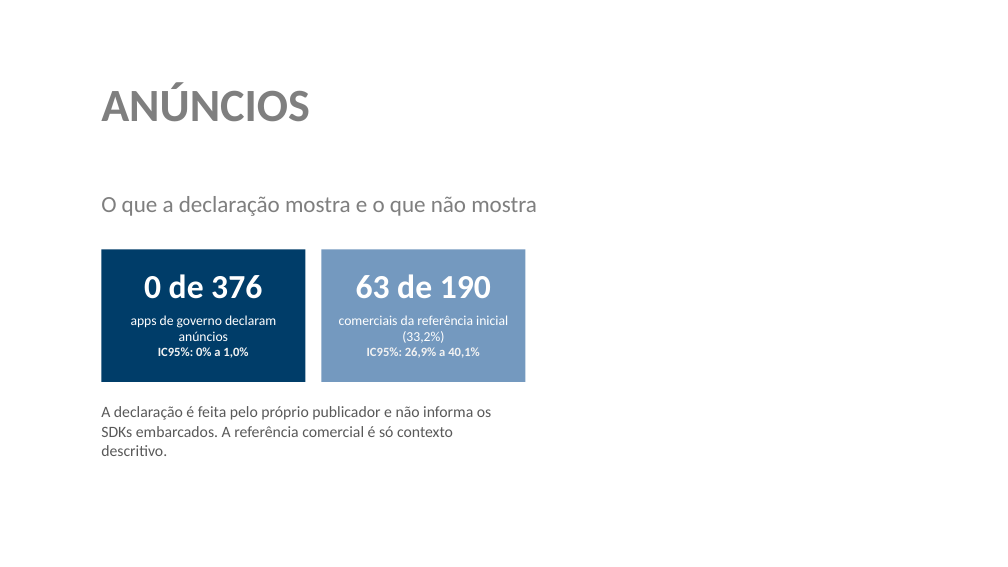
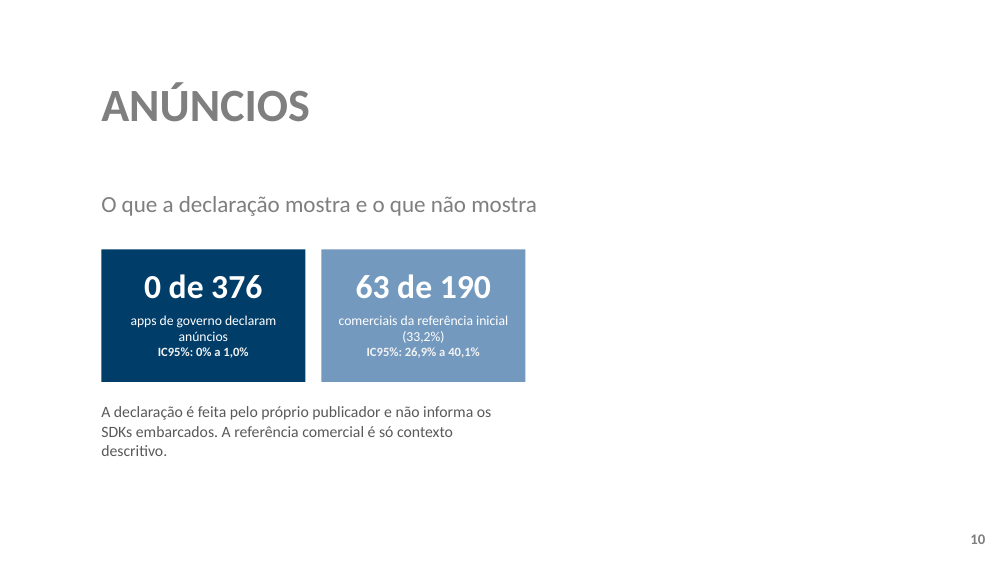
Before and after one commit to ClaudioAMF1/TCC, a slide deck: slide 10 of tcc/apresentacao/simulacao-defesa-rascunho.pptx. Drawn at 1008x567 pixels with LibreOffice and Linux fonts; fonts in the diff are those of the drawing; background and template pictures are left out. Boxes give left, top, right and bottom in pixels: in the first picture for what was removed or moved away, otherwise in the second. Text is boxed around its words. In the diff, an @@ line names an element or a change of style, - is before the commit and + after.

```diff
--- a/tcc/apresentacao/simulacao-defesa-rascunho.pptx
+++ b/tcc/apresentacao/simulacao-defesa-rascunho.pptx
@@ page number added at (x1=970, y1=534, x2=985, y2=544), 14 pt, text #7F7F7F, bold @@
+10
```
Also in this commit, not shown: 14 other slides changed, 3 other files.
